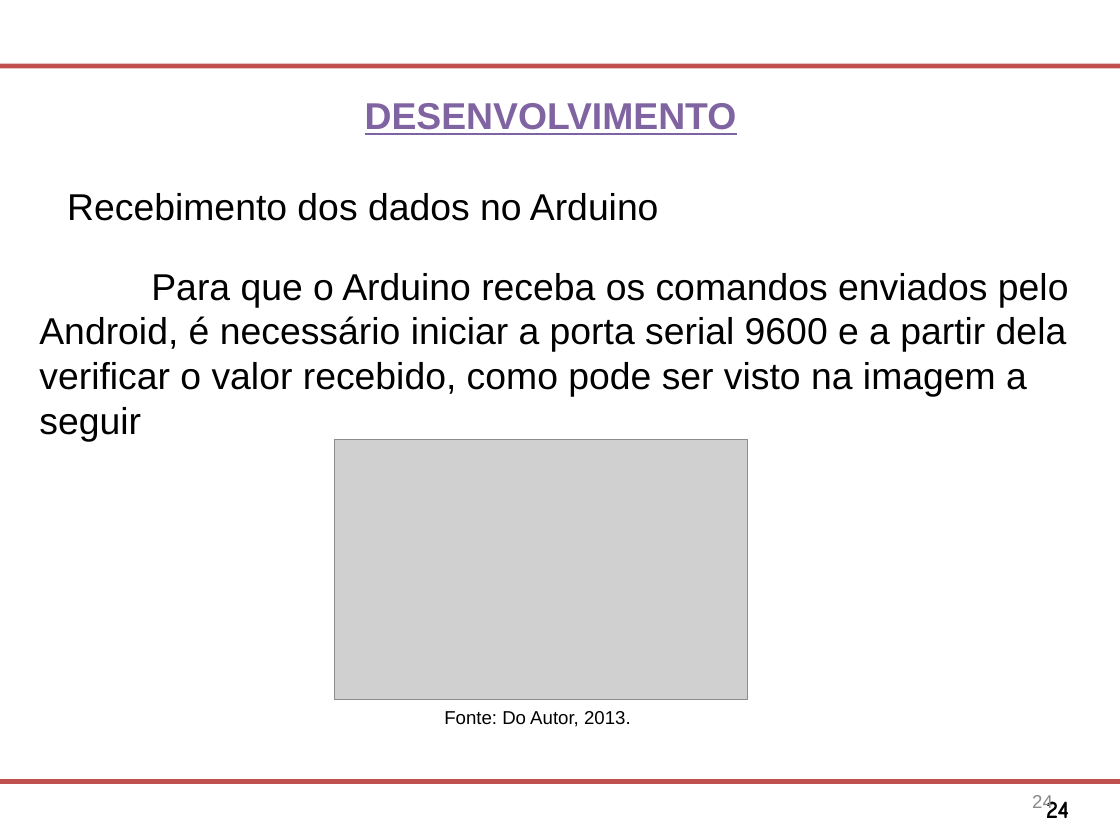
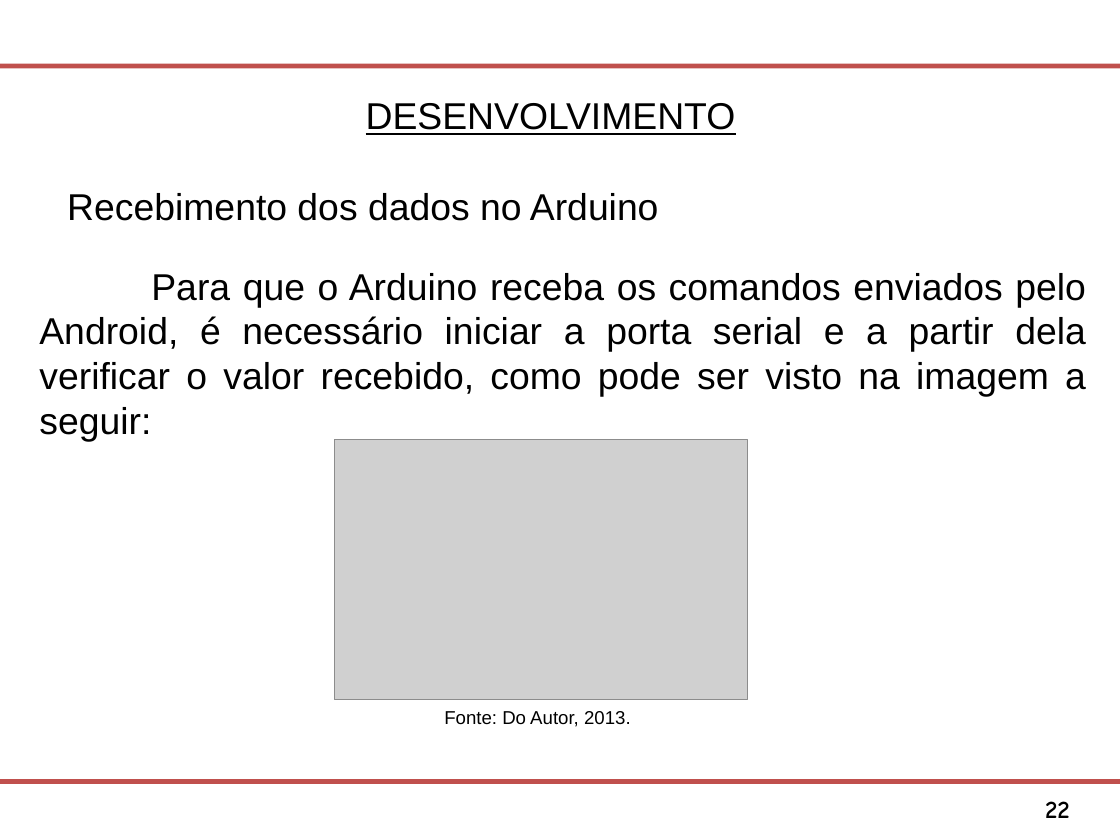
Before and after one commit to Osmar1503/TG, a slide deck: slide 22 of Modelo Apresentacao FATEC SJC.ppt (slide 24 before the commit). Drawn at 1120x840 pixels with LibreOffice and Linux fonts; fonts in the diff are those of the drawing; grey boxes stand for pictures; background and template pictures are left out. Boxes give left, top, right and bottom in pixels: in the first picture for what was removed or moved away, otherwise in the second. Text is boxed around its words. In the diff, an @@ line names an element or a change of style, - is before the commit and + after.

```diff
--- a/Modelo Apresentacao FATEC SJC.ppt
+++ b/Modelo Apresentacao FATEC SJC.ppt
@@ text "DESENVOLVIMENTO" at bbox=[366, 103, 736, 135]: text colour #8064A2 to #000000, bold off @@
@@ text at bbox=[39, 273, 1086, 442]: text changed @@
-Para que o Arduino receba os comandos enviados pelo Android, é necessário iniciar a porta serial 9600 e a partir dela verificar o valor recebido, como pode ser visto na imagem a seguir
+Para que o Arduino receba os comandos enviados pelo Android, é necessário iniciar a porta serial e a partir dela verificar o valor recebido, como pode ser visto na imagem a seguir:
@@ page number at bbox=[1045, 801, 1070, 818]: text changed @@
-24
+22
@@ page number removed at bbox=[1046, 796, 1069, 818] @@
-24
```
Also in this commit, not shown: 24 other slides changed, 2 slides removed.
